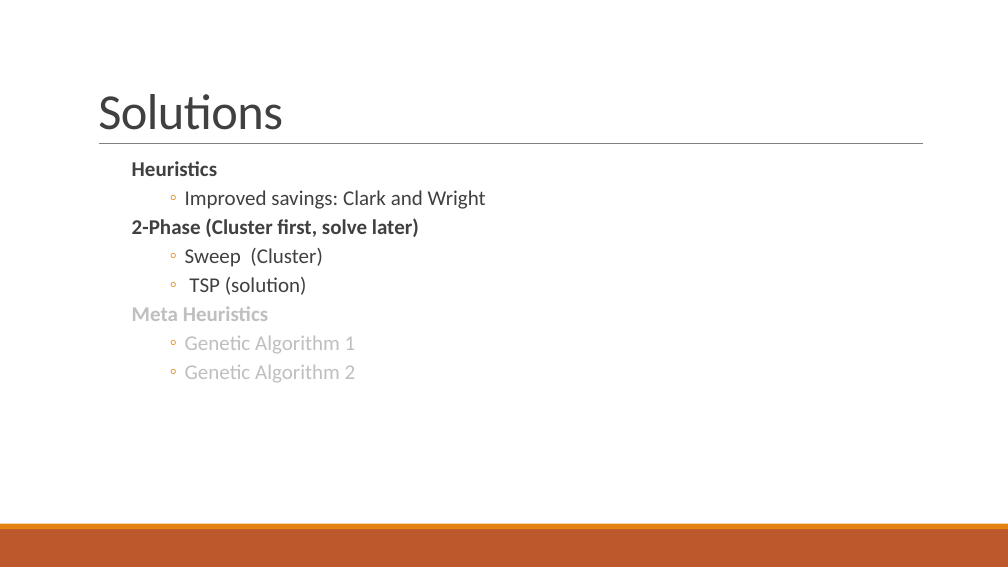
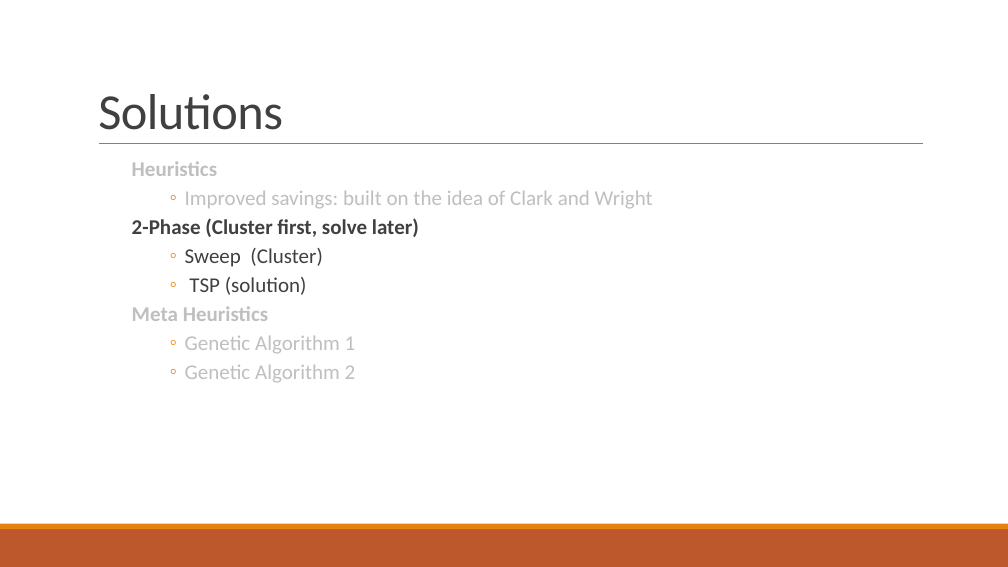
Before and after one commit to shlok57/VehicleRoutingProblem, a slide deck: slide 7 of Vehicle Routing Problem - FinalVersion.pptx. Drawn at 1008x567 pixels with LibreOffice and Linux fonts; fonts in the diff are those of the drawing. Boxes give left, top, right and bottom in pixels: in the first picture for what was removed or moved away, otherwise in the second. Text is boxed around its words. In the diff, an @@ line names an element or a change of style, - is before the commit and + after.

```diff
--- a/Vehicle Routing Problem - FinalVersion.pptx
+++ b/Vehicle Routing Problem - FinalVersion.pptx
@@ text at (132, 161, 217, 176): text colour #404040 to #BFBFBF in "Heuristics" @@
@@ text at (185, 191, 653, 208): text changed; text colour #404040 to #BFBFBF @@
-    ◦ Improved savings: Clark and Wright
+    ◦ Improved savings: built on the idea of Clark and Wright
```
Also in this commit, not shown: 4 other slides changed.
